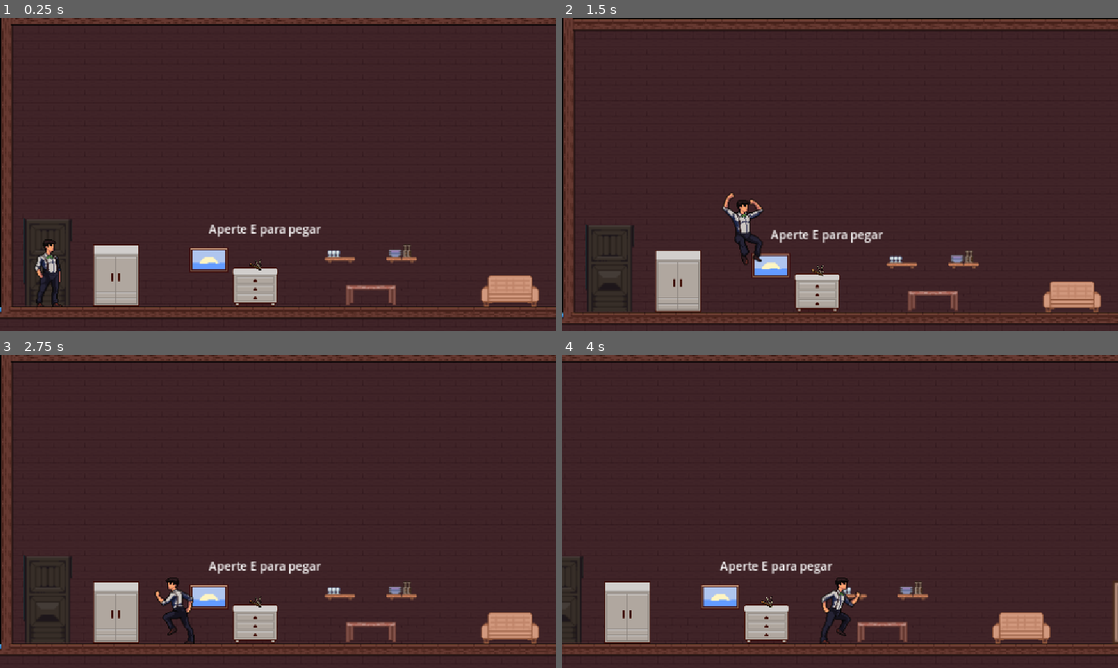
Above: before the commit, frames 1-4 (two rows, left to right).
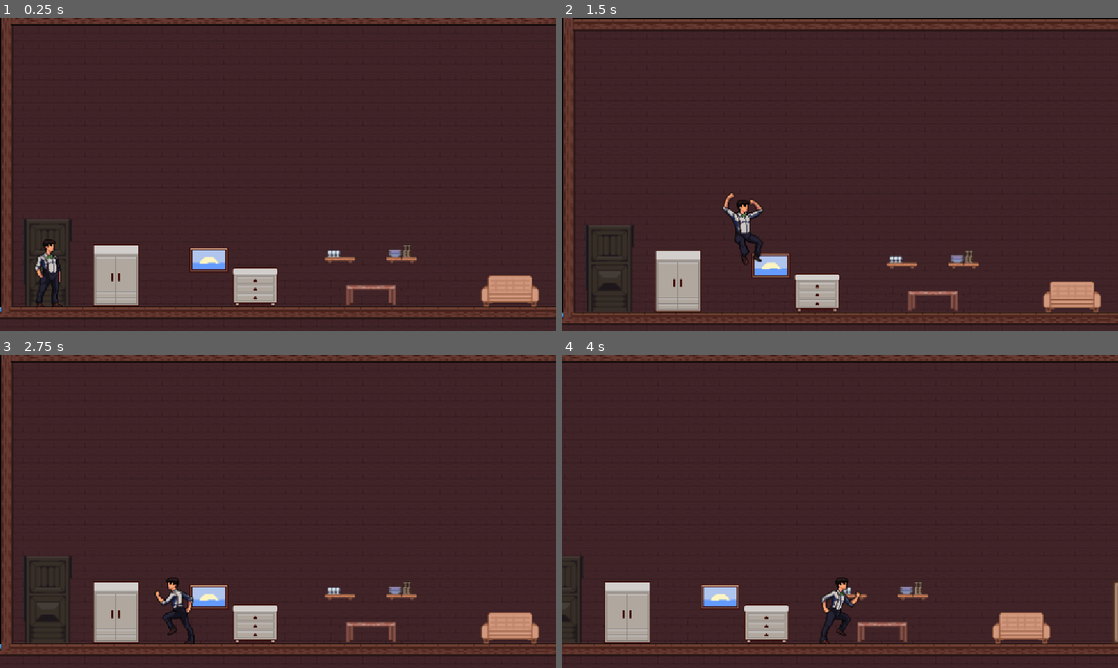
Above: after the commit, the same moments.

Repository: rodrigosantiagosilva/projeto_godot
Game: Godot game, scene res://mundo2.tscn
Two runs of this game, one before a commit and one after it. Both use one fixed random seed, a clock stepped at 60 frames per second and the inputs below. This scene is started directly instead of the project's main scene. Sound files missing from this copy of the repository are replaced by a short silence.
Inputs (mouse positions are in pixels of both pictures, inside the frame that each line leads up to):
- Up to frame 1 (0.25 s): no input
- Up to frame 2 (1.5 s): tap E (teclaE, bound only after the commit) at 0.5, 0.6, 1.25, 1.35 s; move the mouse to (962, 158) at 0.52 s; hold Right (ui_right) from 0.53 s (still down); click (962, 158) at 0.67 s; tap Enter (ui_accept) at 0.77 s; move the mouse to (728, 190) at 1.27 s
- Up to frame 3 (2.75 s): tap Enter (ui_accept) at 1.52 s; tap E (teclaE, bound only after the commit) at 2, 2.1 s; move the mouse to (333, 442) at 2.02 s; release Right (ui_right) at 2.03 s; hold Left (ui_left) from 2.03 s (still down)
- Up to frame 4 (4 s): tap E (teclaE, bound only after the commit) at 2.75, 2.85, 3.5, 3.6 s; move the mouse to (812, 574) at 2.77 s; release Left (ui_left) at 2.78 s; hold Right (ui_right) from 2.78 s (still down); click (812, 574) at 2.92 s; tap Enter (ui_accept) at 3.02, 3.77 s; move the mouse to (1006, 558) at 3.52 s

The runs differ from the first frame. In frame 1, 0.4% of the frame differs, in the area x 37-58%, y 66-81%; in frame 2, 0.4%; in frame 3, 0.4%; in frame 4, 0.4%, in the area x 28-49%, y 66-81%.

Commit message:
terminando_mundo_2

Diff:
--- a/projeto/actors/npc.gd
+++ b/projeto/actors/npc.gd
@@ -4,9 +4,10 @@
 func _on_dialogo_dialogue_finiched():
 	is_chatting = false
 	print ("terminou")
-
+	Globals.game_paused = false
 func _on_prision_npc_libertado():
-	if !is_chatting:
+	if !is_chatting and Input.is_action_just_pressed("teclaE"):
 		$dialogo.start()
 		is_chatting = true
 		print("npc falando")
+		Globals.game_paused = true
--- a/projeto/chave.gd
+++ b/projeto/chave.gd
@@ -7,14 +7,13 @@
 
 func _on_movel_gaveta_aberta():
 	visible = true
-
 func _on_super_chave():
 	if visible:
 		Globals.esta_perto = true
 		print("perto da chave")
 
 func _physics_process(delta):
-	if Globals.esta_perto and Input.is_action_just_pressed("") and visible:
+	if Globals.esta_perto and Input.is_action_just_pressed("teclaE") and visible:
 		Globals.tem_chave = true
 		print("chave coletada")
 		$colision_chave.disabled = true
@@ -33,6 +32,6 @@
 	perto_porta = true
 
 func _process(delta):
-	if Globals.tem_chave and perto_porta and Input.is_action_just_pressed("ui_up"):
+	if Globals.tem_chave and perto_porta and Input.is_action_just_pressed("teclaE"):
 		emit_signal("abrir_porta")
 		print("porta foi abrida")
--- a/projeto/movel.gd
+++ b/projeto/movel.gd
@@ -17,7 +17,7 @@
 	texto.visible = false
 
 func _process(delta):
-	if entra and Input.is_action_just_pressed("ui_down"):
+	if entra and Input.is_action_just_pressed("teclaE"):
 		emit_signal("gaveta_aberta")
 		entra = false
 		texto.visible = false
--- a/projeto/movel_2.gd
+++ b/projeto/movel_2.gd
@@ -9,7 +9,7 @@
 	if not entra and !Globals.tem_chave:
 		texto2.visible = false
 func _on_body_entered(body: CharacterBody2D):
-	if Globals.tem_chave:
+	if Globals.tem_chave and fechada.visible:
 		print("bundinha2")
 		texto2.visible = true
 		entra = true
@@ -18,9 +18,9 @@
 	texto2.visible = false
 	entra = false
 func _physics_process(delta):
-	if Globals.tem_chave and Input.is_action_just_pressed("ui_down") and entra:
+	if Globals.tem_chave and Input.is_action_just_pressed("teclaE") and entra:
 		fechada.visible = false
 		aberta.visible = true
 		texto2.visible = false
-	if !Globals.tem_chave and aberta.visible and Input.is_action_just_pressed("ui_up") and entra:
-		get_tree().change_scene_to_file("res://mundo2.tscn")
+	if !Globals.tem_chave and aberta.visible and Input.is_action_just_pressed("teclaE") and entra:
+		get_tree().change_scene_to_file("res://mundo3.tscn")
--- a/projeto/mundo1.tscn
+++ b/projeto/mundo1.tscn
@@ -5,10 +5,10 @@
 [ext_resource type="Texture2D" uid="uid://crr6ioevlhp5y" path="res://assets/predio/Buildings.png" id="2_r72i6"]
 [ext_resource type="Script" uid="uid://cm0i3i5nlqj6q" path="res://porta_1.gd" id="3_r72i6"]
 [ext_resource type="Texture2D" uid="uid://dlwmbdnq8up3n" path="res://GandalfHardcore City Tiles/GandalfHardcore City Tiles/GandalfHardcore city tiles 32x32.png" id="4_pl5ag"]
-[ext_resource type="Texture2D" uid="uid://c6jtsk436iv7x" path="res://city 1/Night/1.png" id="5_iuiwn"]
-[ext_resource type="Texture2D" uid="uid://lyibuitdr5ou" path="res://city 1/Night/2.png" id="6_v5rkt"]
-[ext_resource type="Texture2D" uid="uid://dl6bolqoig8v6" path="res://city 1/Night/3.png" id="7_2g8da"]
-[ext_resource type="Texture2D" uid="uid://bu1u2np2tv8r2" path="res://city 1/Night/5.png" id="8_7bbah"]
+[ext_resource type="Texture2D" uid="uid://c6jtsk436iv7x" path="res://assets/city 1/Night/1.png" id="5_iuiwn"]
+[ext_resource type="Texture2D" uid="uid://lyibuitdr5ou" path="res://assets/city 1/Night/2.png" id="6_v5rkt"]
+[ext_resource type="Texture2D" uid="uid://dl6bolqoig8v6" path="res://assets/city 1/Night/3.png" id="7_2g8da"]
+[ext_resource type="Texture2D" uid="uid://bu1u2np2tv8r2" path="res://assets/city 1/Night/5.png" id="8_7bbah"]
 
 [sub_resource type="TileSetAtlasSource" id="TileSetAtlasSource_4vpjt"]
 texture = ExtResource("2_r72i6")
@@ -716,8 +716,8 @@
 motion_mirroring = Vector2(950, 0)
 
 [node name="05sprite" type="Sprite2D" parent="ParallaxBackground/05"]
-position = Vector2(-1, 281)
-scale = Vector2(1.64931, 1)
+position = Vector2(-58, 140)
+scale = Vector2(1.74827, 1.43519)
 texture = ExtResource("5_iuiwn")
 centered = false
 
@@ -726,8 +726,8 @@
 motion_mirroring = Vector2(950, 0)
 
 [node name="04sprite" type="Sprite2D" parent="ParallaxBackground/04"]
-position = Vector2(-33, 298)
-scale = Vector2(2.00868, 1)
+position = Vector2(-40, 239)
+scale = Vector2(2.02083, 1.1821)
 texture = ExtResource("6_v5rkt")
 centered = false
 
@@ -736,8 +736,8 @@
 motion_mirroring = Vector2(950, 0)
 
 [node name="03sprite" type="Sprite2D" parent="ParallaxBackground/03"]
-position = Vector2(-41, 288)
-scale = Vector2(0.969727, 1)
+position = Vector2(-107, 199)
+scale = Vector2(1.08431, 1.27469)
 texture = ExtResource("7_2g8da")
 centered = false
 
@@ -746,8 +746,8 @@
 motion_mirroring = Vector2(950, 0)
 
 [node name="01sprite" type="Sprite2D" parent="ParallaxBackground/01"]
-position = Vector2(2, 304)
-scale = Vector2(1.76042, 1)
+position = Vector2(-39, 244)
+scale = Vector2(1.8316, 1.18519)
 texture = ExtResource("8_7bbah")
 centered = false
 
--- a/projeto/mundo2.tscn
+++ b/projeto/mundo2.tscn
@@ -1105,9 +1105,11 @@
 position = Vector2(49, 628)
 
 [node name="chave" parent="." instance=ExtResource("3_v7ikv")]
+visible = false
 position = Vector2(265, 581)
 
 [node name="textochave" type="Label" parent="chave"]
+visible = false
 offset_left = -64.8581
 offset_top = -57.685
 offset_right = 89.1419
--- /dev/null
+++ b/projeto/mundo3.tscn
@@ -0,0 +1,16 @@
+[gd_scene load_steps=3 format=3 uid="uid://opsg5v3tbpij"]
+
+[ext_resource type="PackedScene" uid="uid://ceackrrf8p3om" path="res://submenu.tscn" id="1_vhrnx"]
+
+[sub_resource type="TileSet" id="TileSet_vhrnx"]
+
+[node name="mundo3" type="Node2D"]
+
+[node name="submenu" parent="." instance=ExtResource("1_vhrnx")]
+
+[node name="mapa" type="TileMapLayer" parent="."]
+
+[node name="chao" type="TileMapLayer" parent="mapa"]
+tile_set = SubResource("TileSet_vhrnx")
+
+[node name="paredes" type="TileMapLayer" parent="mapa"]
--- a/projeto/porta_1.gd
+++ b/projeto/porta_1.gd
@@ -8,7 +8,7 @@
 func _on_body_exited(body: CharacterBody2D):
 	entrou =false
 func _physics_process(delta):
-	if entrou and Input.is_action_just_pressed("ui_up"):
+	if entrou and Input.is_action_just_pressed("teclaE"):
 		$anima_porta1.play("abreu")
 func _on_anima_porta_1_animation_finished(anim_name):
 	get_tree().change_scene_to_file("res://mundo2.tscn")
--- a/projeto/project.godot
+++ b/projeto/project.godot
@@ -23,3 +23,11 @@
 [display]
 
 window/stretch/mode="canvas_items"
+
+[input]
+
+teclaE={
+"deadzone": 0.2,
+"events": [Object(InputEventKey,"resource_local_to_scene":false,"resource_name":"","device":-1,"window_id":0,"alt_pressed":false,"shift_pressed":false,"ctrl_pressed":false,"meta_pressed":false,"pressed":false,"keycode":0,"physical_keycode":69,"key_label":0,"unicode":101,"location":0,"echo":false,"script":null)
+]
+}
Binary file added: projeto/rock_cave_tileset_2Dpixel_catastrophicart.png
Not shown, added: projeto/rock_cave_tileset_2Dpixel_catastrophicart.png.import
Not shown: 1 places in projeto/submenu.tscn that only renumber resources
